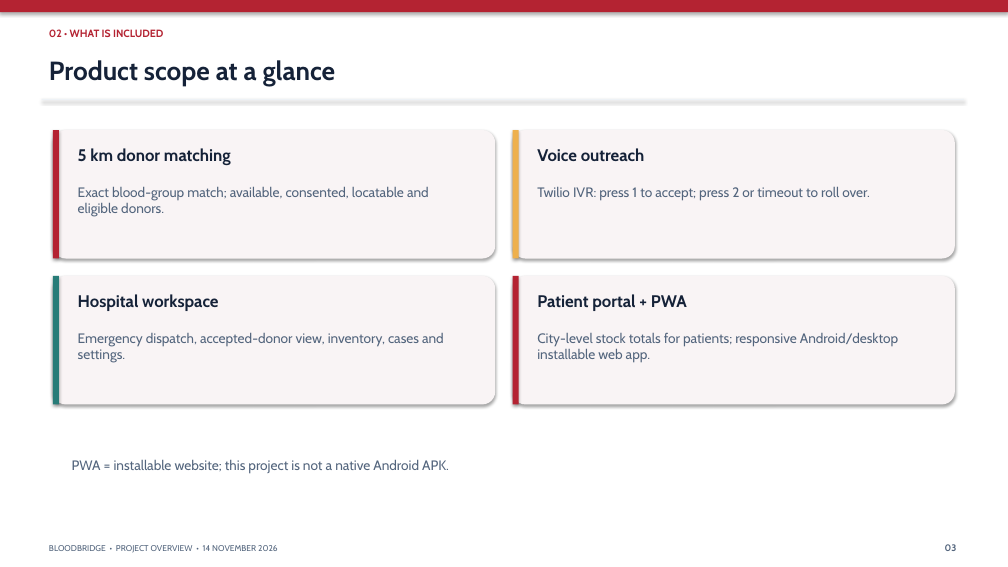
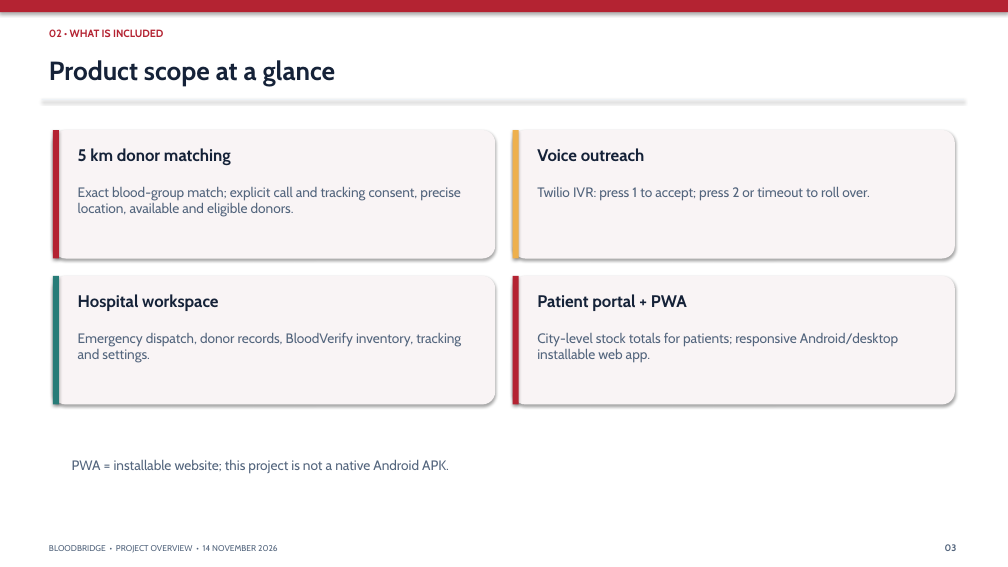
Before and after one commit to jaladanisuribabu/BloodBridgeDonor, a slide deck: slide 3 of docs/BloodBridge-Project-Presentation.pptx. Drawn at 1008x567 pixels with LibreOffice and Linux fonts; fonts in the diff are those of the drawing. Boxes give left, top, right and bottom in pixels: in the first picture for what was removed or moved away, otherwise in the second. Text is boxed around its words. In the diff, an @@ line names an element or a change of style, - is before the commit and + after.

```diff
--- a/docs/BloodBridge-Project-Presentation.pptx
+++ b/docs/BloodBridge-Project-Presentation.pptx
@@ text at [78,186,460,217]: text changed @@
-Exact blood-group match; available, consented, locatable and eligible donors.
+Exact blood-group match; explicit call and tracking consent, precise location, available and eligible donors.
@@ text at [78,333,461,363]: text changed @@
-Emergency dispatch, accepted-donor view, inventory, cases and settings.
+Emergency dispatch, donor records, BloodVerify inventory, tracking and settings.
```
Also in this commit, not shown: 5 other slides changed, 1 slide added, 20 other files.
